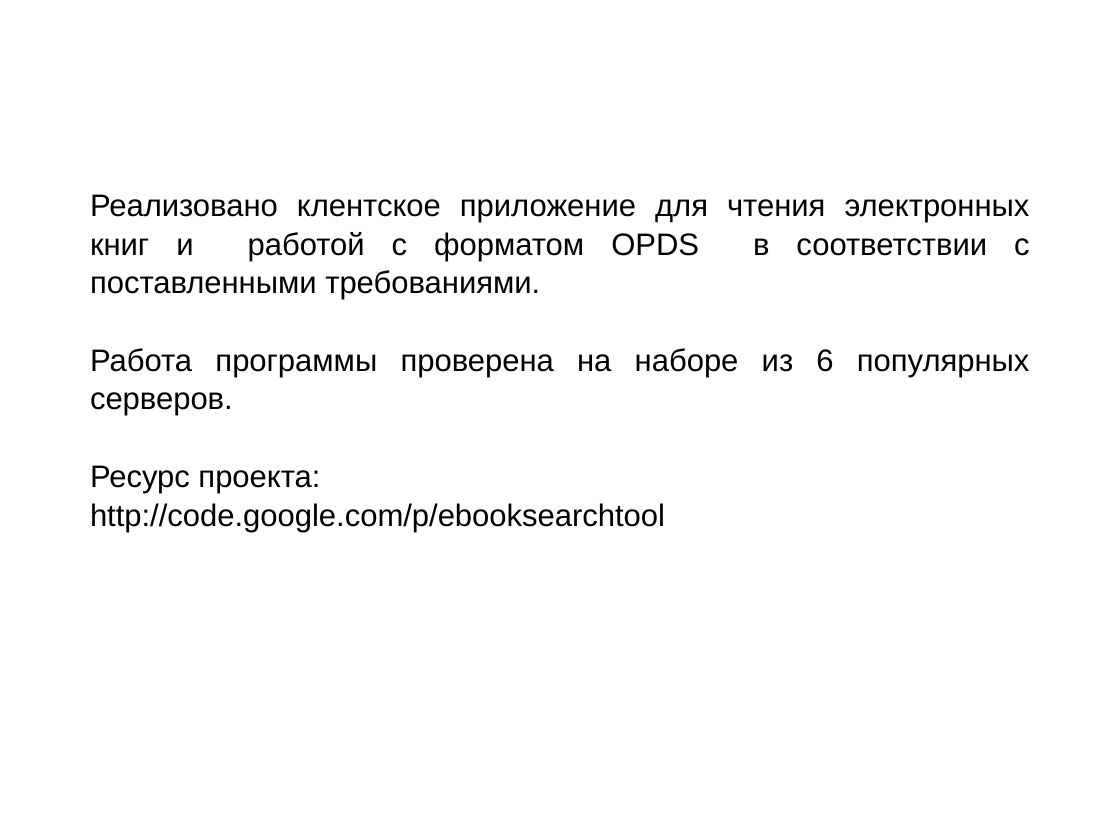
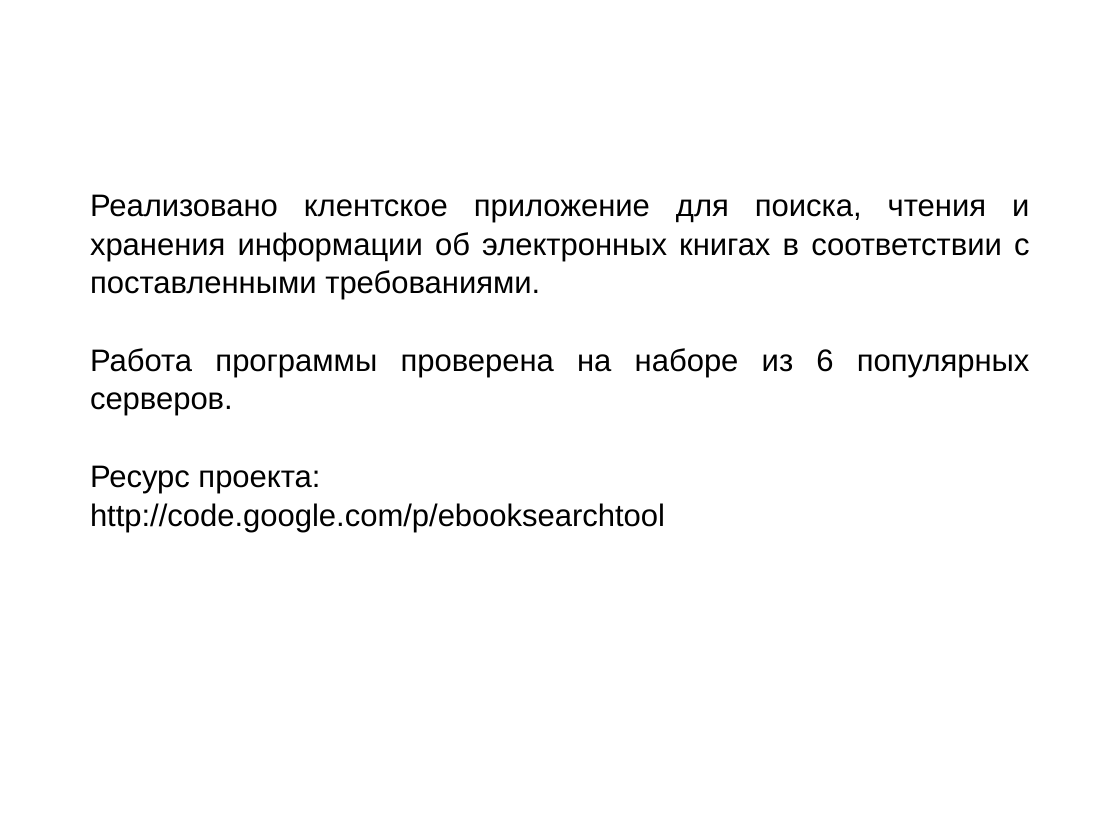
Before and after one commit to kropp/ebooksearchtool, a slide deck: slide 14 of client-cpp-qt/docs/presentation_egorova_s.ppt (slide 13 before the commit). Drawn at 1120x840 pixels with LibreOffice and Linux fonts; fonts in the diff are those of the drawing; background and template pictures are left out. Boxes give left, top, right and bottom in pixels: in the first picture for what was removed or moved away, otherwise in the second. Text is boxed around its words. In the diff, an @@ line names an element or a change of style, - is before the commit and + after.

```diff
--- a/client-cpp-qt/docs/presentation_egorova_s.ppt
+++ b/client-cpp-qt/docs/presentation_egorova_s.ppt
@@ text at bbox=[90, 194, 1030, 300]: text changed @@
-Реализовано клентское приложение для чтения электронных книг и работой с форматом OPDS в соответствии с поставленными требованиями.
+Реализовано клентское приложение для поиска, чтения и хранения информации об электронных книгах в соответствии с поставленными требованиями.
```
Also in this commit, not shown: 5 other slides changed, 2 slides added, 1 slide removed, 1 other file.
